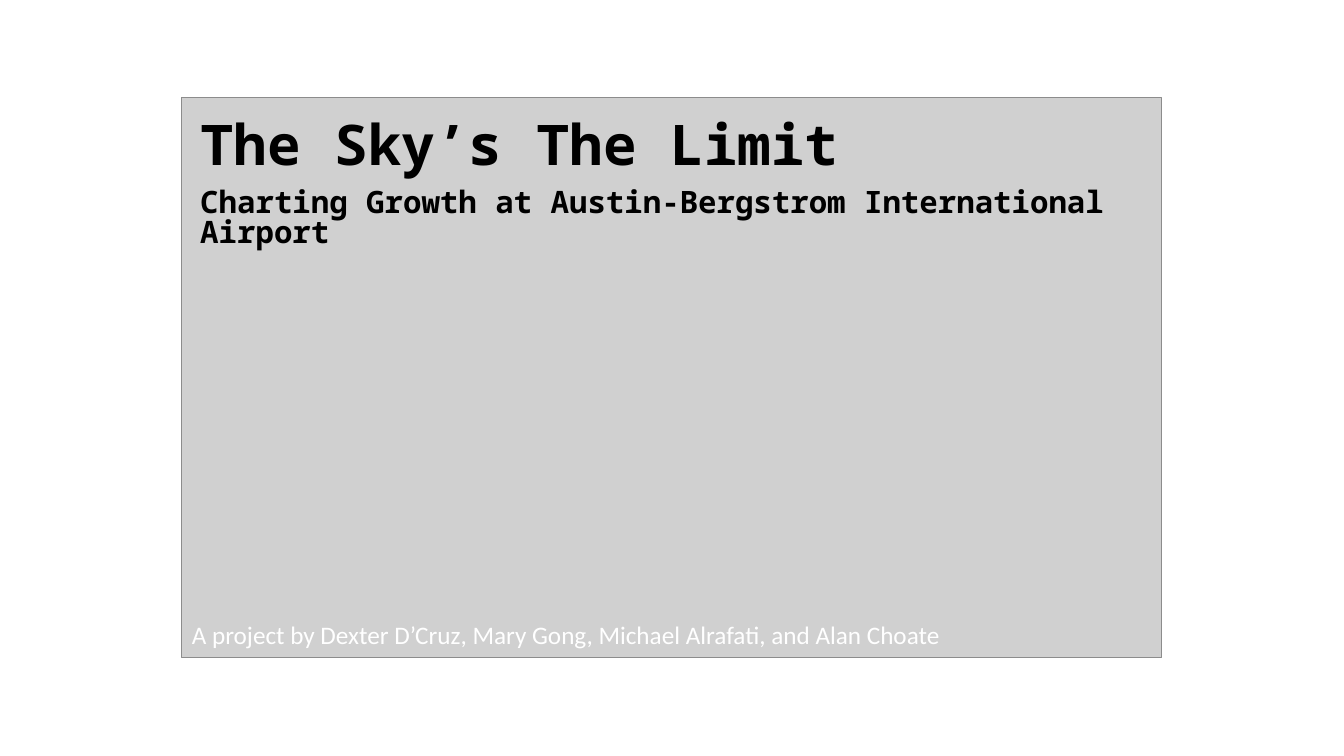
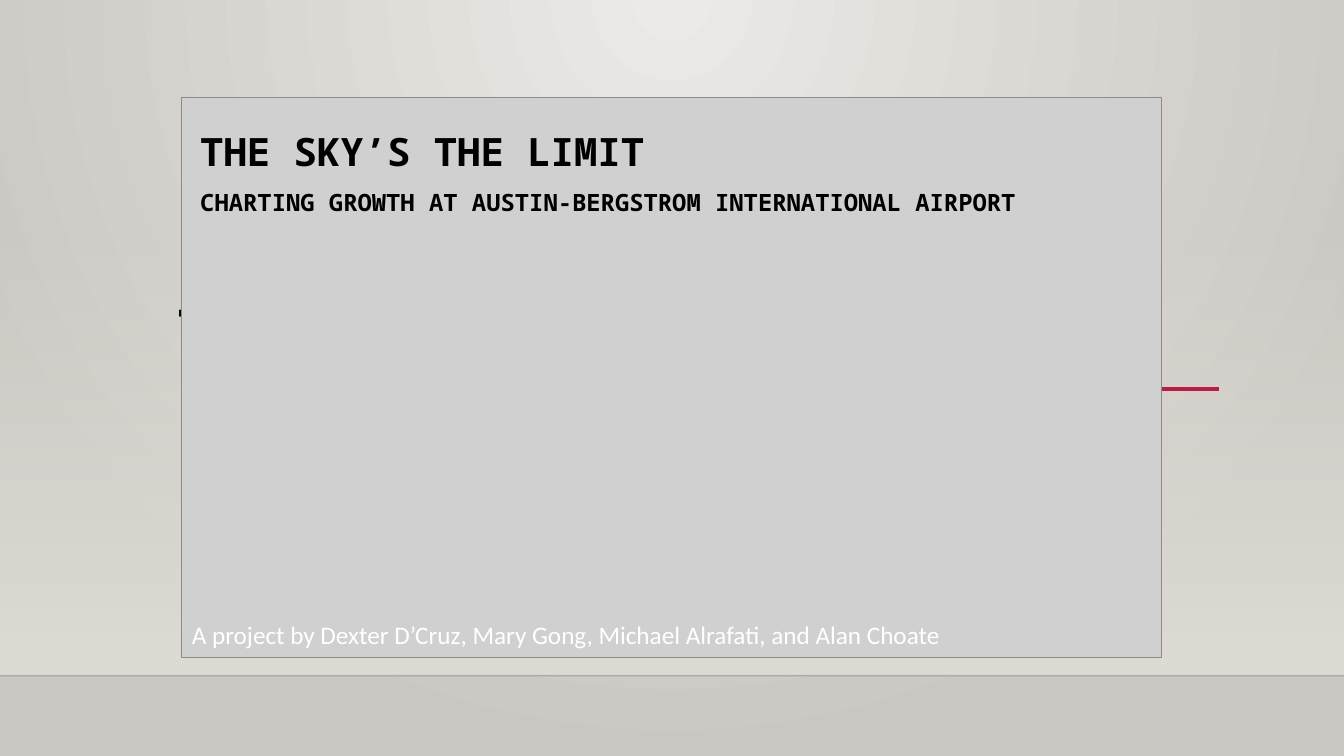
Before and after one commit to ddcruz/project-1, a slide deck: slide 1 of resources/documents/ABIA presentation.pptx. Drawn at 1344x756 pixels with LibreOffice and Linux fonts; fonts in the diff are those of the drawing; grey boxes stand for pictures; background and template pictures are left out. Boxes give left, top, right and bottom in pixels: in the first picture for what was removed or moved away, otherwise in the second. Text is boxed around its words. In the diff, an @@ line names an element or a change of style, - is before the commit and + after.

```diff
--- a/resources/documents/ABIA presentation.pptx
+++ b/resources/documents/ABIA presentation.pptx
@@ background #FFFFFF to gradient #ECEAE7 to #CAC7C1 @@
@@ subtitle at <box>200,137,1015,212</box>: text changed; size 22 to 17.1 pt @@
-The Sky’s The Limit
-Charting Growth at Austin-Bergstrom International Airport
+THE SKY’S THE LIMIT
+CHARTING GROWTH AT AUSTIN-BERGSTROM INTERNATIONAL AIRPORT
@@ rectangle added at <box>0,223,1344,676</box>, fill gradient #DFDBD5 @@
@@ title added at <box>178,293,326,392</box>, 66 pt, text #000000 @@
+THE
@@ line added from (266, 389) to (1219, 389), #B71E42 2.5 pt @@
@@ line added from (0, 676) to (1344, 676), #000001 1 pt @@
```
Also in this commit, not shown: 7 other slides changed, 2 slides added, 1 other file.
